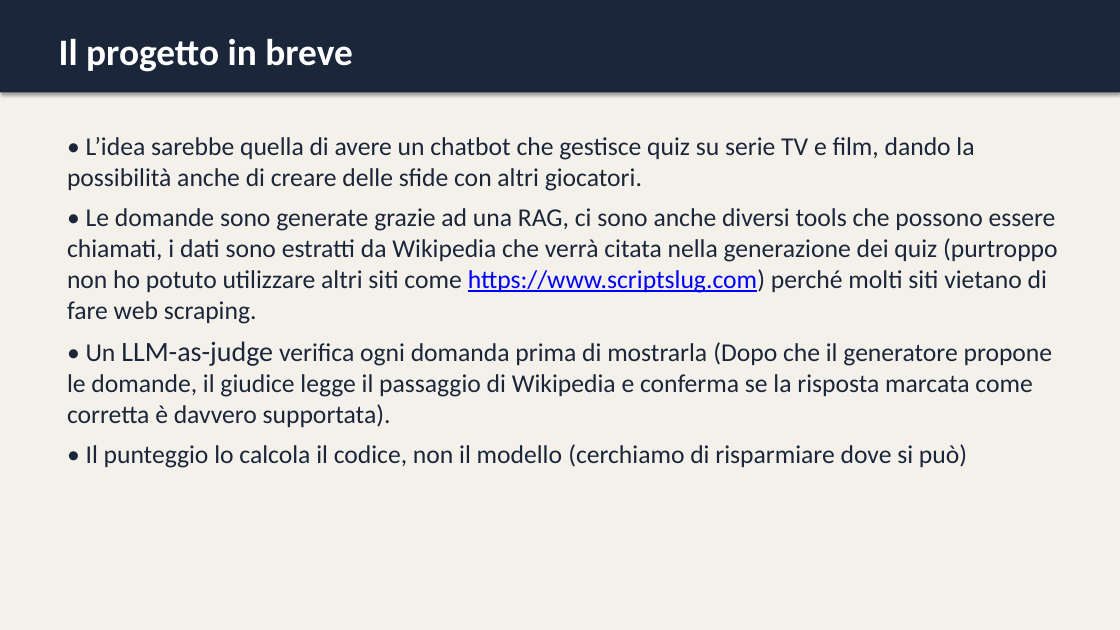
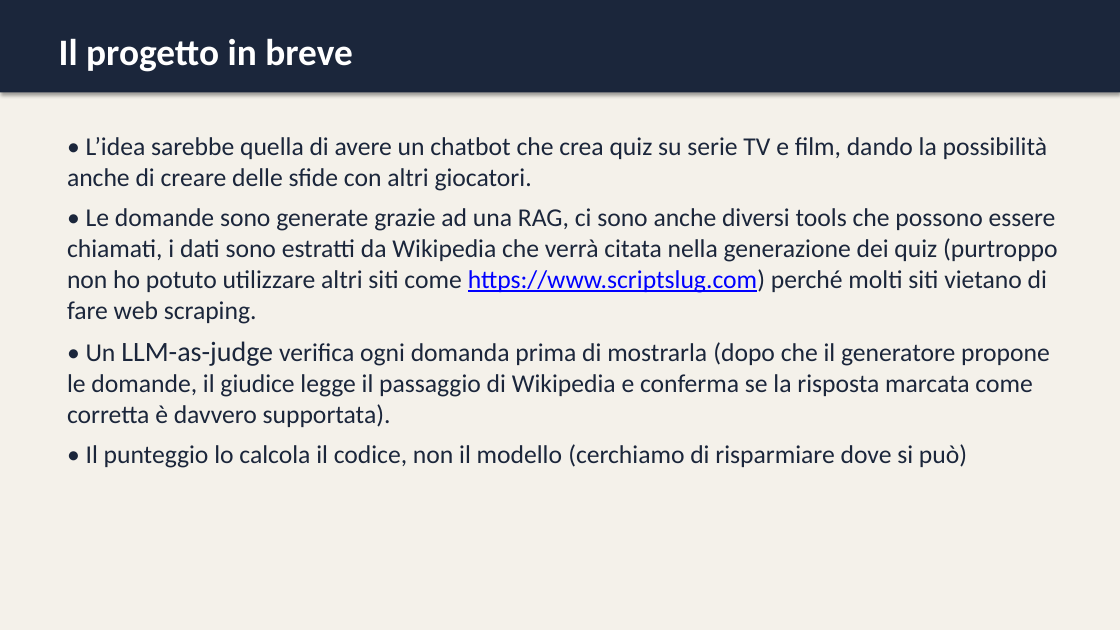
Before and after one commit to BERLUSCA/Noname, a slide deck: slide 2 of docs/Presentazione_Progetto.pptx. Drawn at 1120x630 pixels with LibreOffice and Linux fonts; fonts in the diff are those of the drawing. Boxes give left, top, right and bottom in pixels: in the first picture for what was removed or moved away, otherwise in the second. Text is boxed around its words. In the diff, an @@ line names an element or a change of style, - is before the commit and + after.

```diff
--- a/docs/Presentazione_Progetto.pptx
+++ b/docs/Presentazione_Progetto.pptx
@@ text at box(67, 137, 1047, 191): text changed @@
-• L’idea sarebbe quella di avere un chatbot che gestisce quiz su serie TV e film, dando la possibilità anche di creare delle sfide con altri giocatori.
+• L’idea sarebbe quella di avere un chatbot che crea quiz su serie TV e film, dando la possibilità anche di creare delle sfide con altri giocatori.
@@ text at box(67, 341, 1050, 427): text changed @@
-• Un LLM-as-judge verifica ogni domanda prima di mostrarla (Dopo che il generatore propone le domande, il giudice legge il passaggio di Wikipedia e conferma se la risposta marcata come corretta è davvero supportata).
+• Un LLM-as-judge verifica ogni domanda prima di mostrarla (dopo che il generatore propone le domande, il giudice legge il passaggio di Wikipedia e conferma se la risposta marcata come corretta è davvero supportata).
```
Also in this commit, not shown: 2 other slides changed.
